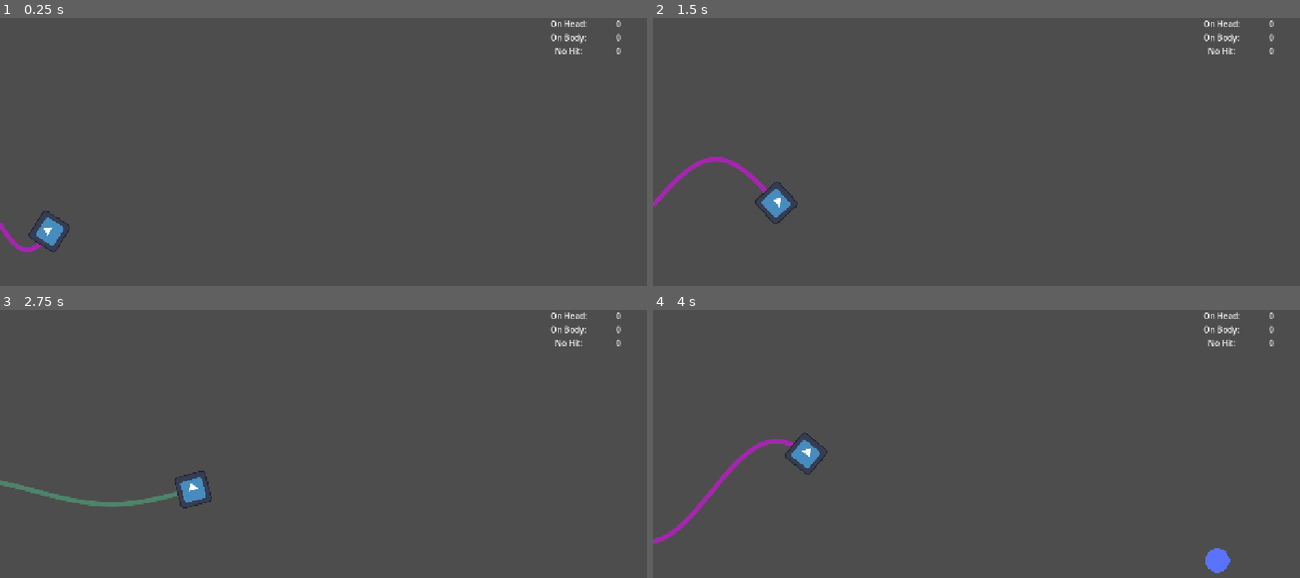
Above: before the commit, frames 1-4 (two rows, left to right).
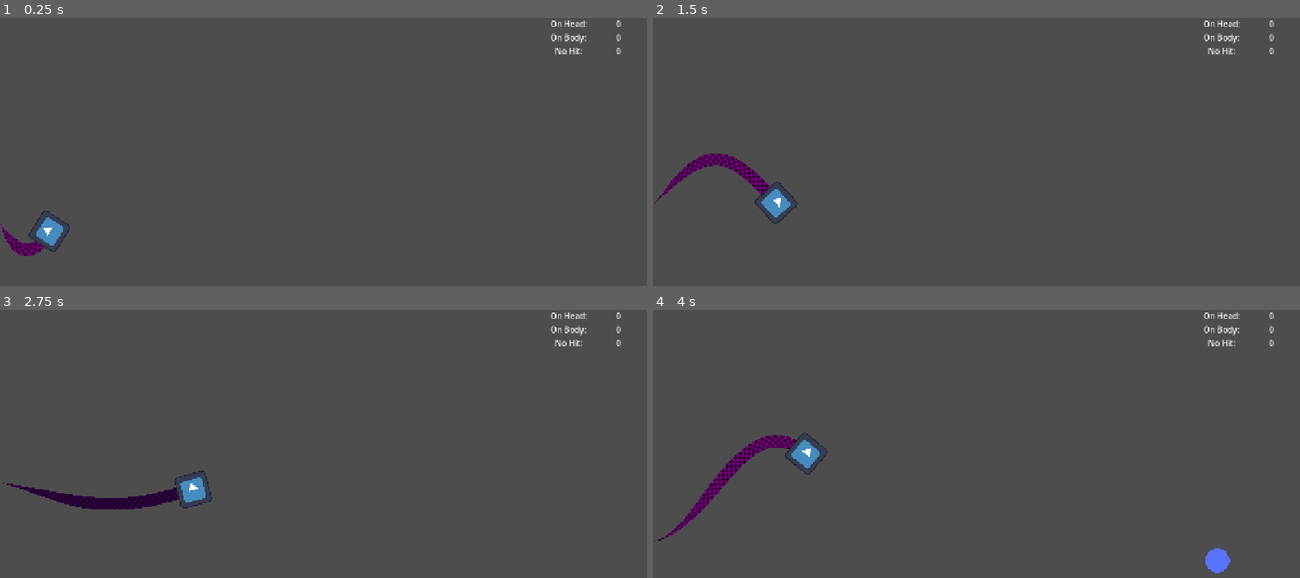
Above: after the commit, the same moments.

Repository: amap1380/waves
Game: Godot game, scene res://scenes/main.tscn
Same seed, same stepped clock (60 frames per second), same inputs: the game is played once before the commit and once after it. The engine's default icon, where the game draws it, is replaced by a stand-in: a white triangle on a blue panel in a dark square.
Inputs:
- Up to frame 1 (0.25 s): no input
- Up to frame 2 (1.5 s): hold D (right) 0.53-1.28 s; hold Down (down) from 1.28 s (still down)
- Up to frame 3 (2.75 s): release Down (down) at 2.03 s; hold D (right) from 2.03 s (still down)
- Up to frame 4 (4 s): release D (right) at 2.78 s; hold Up (up) 2.78-3.53 s; hold A (left) from 3.53 s (still down)

The runs differ from the first frame. In frame 1, 0.3% of the frame differs, in the area x 0-7%, y 76-89%; in frame 2, 0.8%; in frame 3, 1.0%; in frame 4, 1.0%, in the area x 0-22%, y 46-88%.

Commit message:
idk added line 2d with gradient and texture added signal bus

Diff:
--- a/project.godot
+++ b/project.godot
@@ -17,7 +17,7 @@
 
 [autoload]
 
-WaveCollision="*res://scripts/wave_collision.gd"
+SignalBus="*res://scripts/signal_bus.gd"
 
 [display]
 
--- a/scenes/sine_wave.tscn
+++ b/scenes/sine_wave.tscn
@@ -1,6 +1,31 @@
-[gd_scene load_steps=2 format=3 uid="uid://cepq1jsbyexcn"]
+[gd_scene load_steps=7 format=3 uid="uid://cepq1jsbyexcn"]
 
 [ext_resource type="Script" uid="uid://i87yldivj2r8" path="res://scripts/sine_wave.gd" id="1_gfbow"]
 
+[sub_resource type="Gradient" id="Gradient_u5fxv"]
+colors = PackedColorArray(0.3019608, 0.5176471, 0.41960785, 1, 0.3019608, 0.5176471, 0.41960785, 1)
+
+[sub_resource type="Gradient" id="Gradient_eijrl"]
+colors = PackedColorArray(0.64705884, 0.14901961, 0.68235296, 1, 0.64705884, 0.14901961, 0.68235296, 1)
+
+[sub_resource type="Gradient" id="Gradient_y67ed"]
+colors = PackedColorArray(0.34901962, 0.4509804, 1, 1, 0.34901962, 0.4509804, 1, 1)
+
+[sub_resource type="Curve" id="Curve_gfbow"]
+_data = [Vector2(0, 0), 0.0, 1.970297, 0, 1, Vector2(0.50753766, 1), 0.0, 0.0, 0, 0, Vector2(1, 1), 0.0, 0.0, 1, 0]
+point_count = 3
+
+[sub_resource type="AnimatedTexture" id="AnimatedTexture_gfbow"]
+
 [node name="SineWave" type="Node2D"]
 script = ExtResource("1_gfbow")
+gradient_1 = SubResource("Gradient_u5fxv")
+gradient_2 = SubResource("Gradient_eijrl")
+gradient_3 = SubResource("Gradient_y67ed")
+
+[node name="Line2D" type="Line2D" parent="."]
+texture_repeat = 2
+width = 24.0
+width_curve = SubResource("Curve_gfbow")
+texture = SubResource("AnimatedTexture_gfbow")
+texture_mode = 1
--- a/scripts/collectable.gd
+++ b/scripts/collectable.gd
@@ -6,6 +6,7 @@
 
 @export var speed = 100.0
 @export_range(0, 3) var energy_level := 0
+
 # Called when the node enters the scene tree for the first time.
 func _ready() -> void:
 	#print(global_position)
@@ -26,6 +27,7 @@
 func _physics_process(delta: float) -> void:
 	self.global_position.x -= speed * delta
 	if self.global_position.x < -collision_shape_2d.shape.radius:
+		SignalBus.collectable_crossed.emit(self)
 		queue_free()
 
 
--- a/scripts/main.gd
+++ b/scripts/main.gd
@@ -40,7 +40,7 @@
 				timer.start(randf_range(3.0, 5.0))
 			GameMode.FAST:
 				timer.start(randf_range(2.0, 3.0))
-
+	SignalBus.collectable_crossed.connect(_on_collectable_crossed)
 
 # Called every frame. 'delta' is the elapsed time since the previous frame.
 func _process(delta: float) -> void:
@@ -54,8 +54,6 @@
 		if collectable.check_collision_with_wave(arr, sine_wave.global_position):
 			if collectable.energy_level == sine_wave.energy_level:
 				self.on_body_score += 1
-			if collectable.energy_level > sine_wave.energy_level:
-				self.no_hit_score += 1
 			collectable.queue_free()
 
 func _on_head_area_entered(area: Area2D) -> void:
@@ -82,6 +80,9 @@
 			collectable.speed = 150.0
 			timer.start(randf_range(2.0, 3.0))
 
+func _on_collectable_crossed(collectable: Collectable):
+	if sine_wave.energy_level < collectable.energy_level:
+		self.no_hit_score += 1
 
 func _on_slow_button_pressed() -> void:
 	gamemode = GameMode.SLOW
--- /dev/null
+++ b/scripts/signal_bus.gd
@@ -0,0 +1,4 @@
+extends Node
+
+@warning_ignore("unused_signal")
+signal collectable_crossed
--- a/scripts/sine_wave.gd
+++ b/scripts/sine_wave.gd
@@ -1,5 +1,6 @@
 extends Node2D
 class_name SineWave
+@onready var line_2d: Line2D = $Line2D
 
 @export var amplitude = 100.0:
 	set(value):
@@ -22,6 +23,10 @@
 			number_of_points = value
 			queue_redraw()
 
+@export var gradient_1: Gradient
+@export var gradient_2: Gradient
+@export var gradient_3: Gradient
+
 func _ready() -> void:
 	queue_redraw()
 
@@ -32,6 +37,7 @@
 
 var color: Color
 var energy_level := 0
+
 
 func _physics_process(delta: float) -> void:
 
@@ -49,20 +55,26 @@
 	if energy <= 0.3:
 		energy_level = 1
 		color = Color("4D846B")
+		line_2d.gradient = gradient_1
 	elif energy > 0.3 and energy < 0.6:
 		energy_level = 2
 		color = Color("A526AE")
+		line_2d.gradient = gradient_2
 	elif energy >= 0.6:
 		energy_level = 3
 		color = Color("5973FF")
+		line_2d.gradient = gradient_3
 	else:
 		energy_level = 0
 		color = Color.RED
+		line_2d.gradient = null
 	update_array()
+	line_2d.points = arr
 	queue_redraw()
 
 func _draw() -> void:
-	draw_polyline(arr, color, 8.0, true)
+	pass
+	#draw_polyline(arr, color, 8.0, true)
 
 
 func update_array():
Not shown, changed: export_presets.cfg
Not shown, added: scripts/signal_bus.gd.uid
